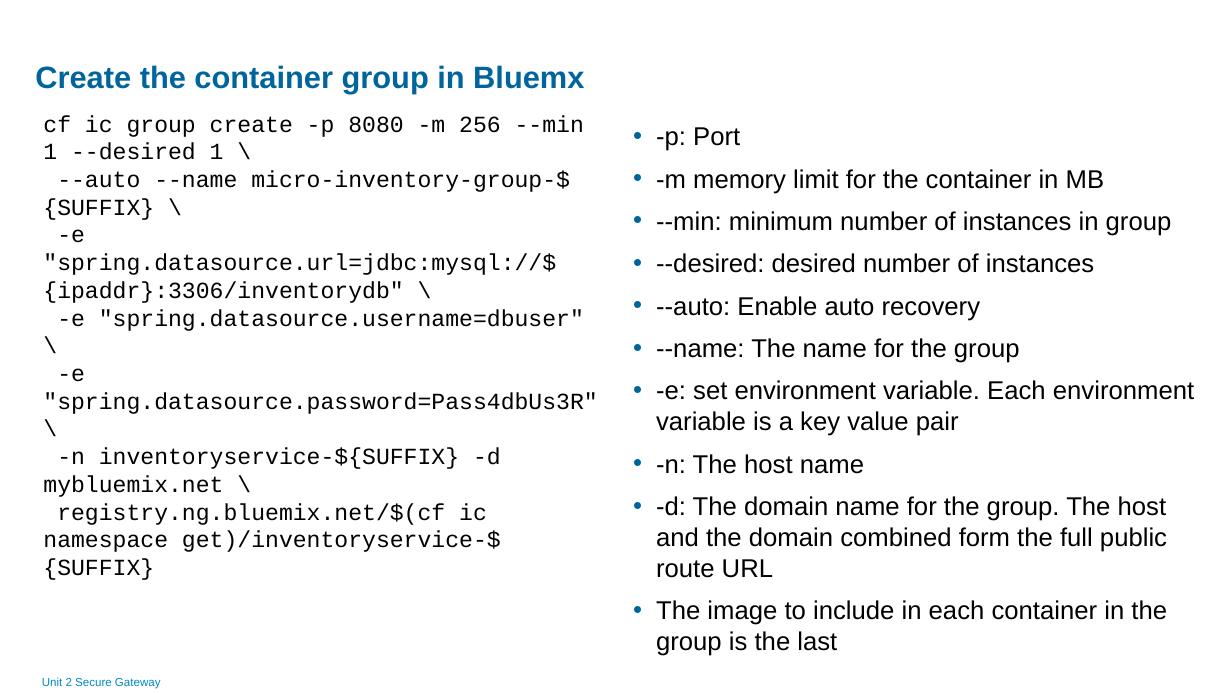
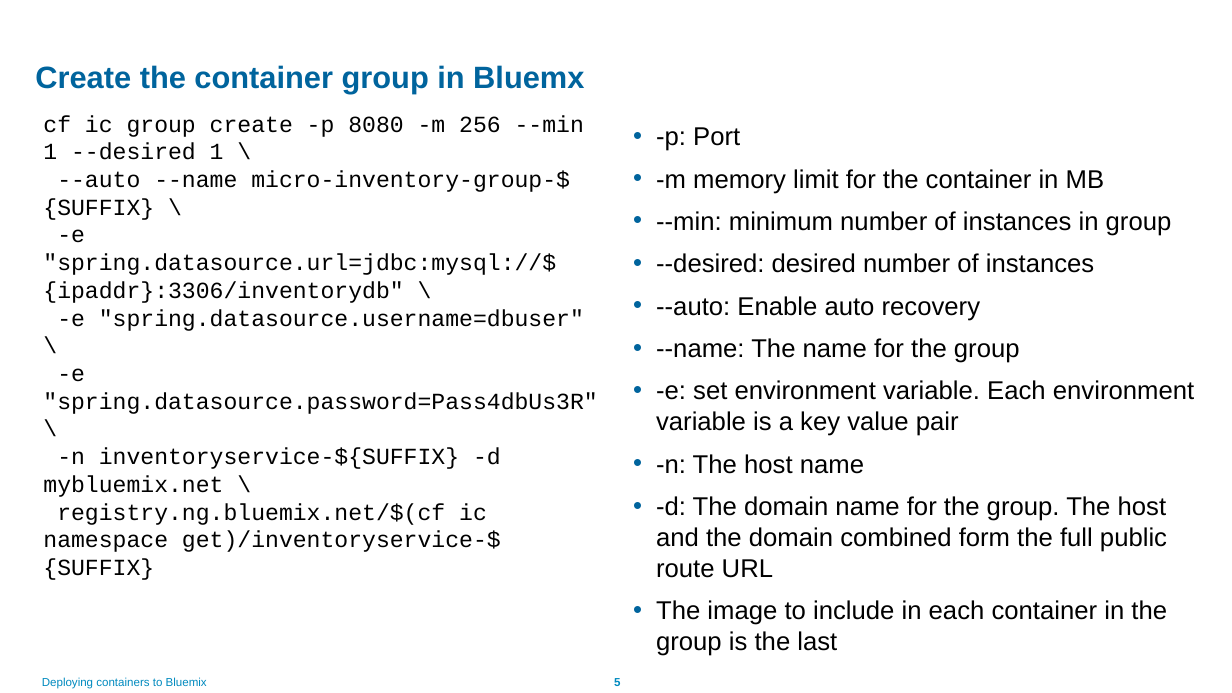
Before and after one commit to pfgeiger/containers, a slide deck: slide 5 of deploy container/deploycontainer.ppt (slide 3 before the commit). Drawn at 1232x693 pixels with LibreOffice and Linux fonts; fonts in the diff are those of the drawing; background and template pictures are left out. Boxes give left, top, right and bottom in pixels: in the first picture for what was removed or moved away, otherwise in the second. Text is boxed around its words. In the diff, an @@ line names an element or a change of style, - is before the commit and + after.

```diff
--- a/deploy container/deploycontainer.ppt
+++ b/deploy container/deploycontainer.ppt
@@ text at (x1=42, y1=677, x2=207, y2=689): text changed @@
-Unit 2 Secure Gateway
+Deploying containers to Bluemix
@@ page number added at (x1=614, y1=677, x2=620, y2=689), 9 pt, text #008ABF, bold @@
+5
```
Also in this commit, not shown: 5 slides added, 3 slides removed, 4 other files.
